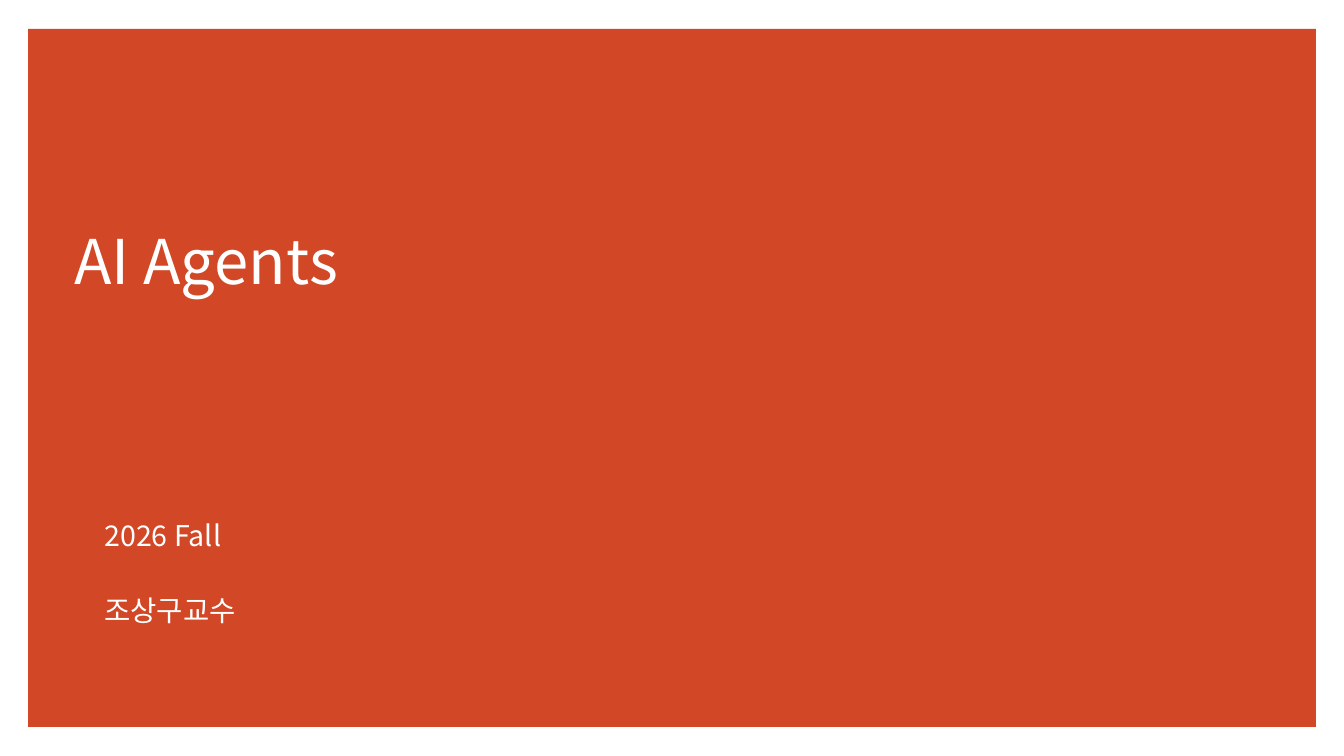
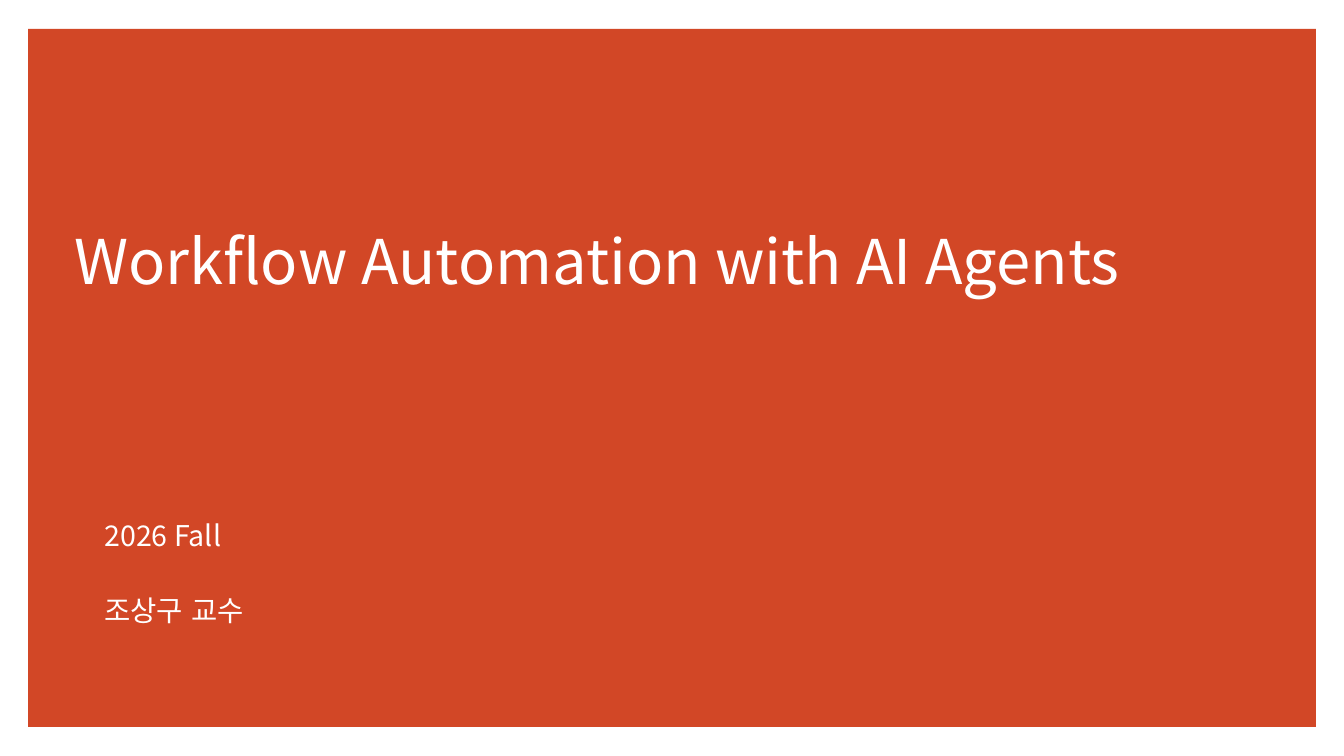
Before and after one commit to ancestor9/2026_Fall_Workflow-with-AI-Agent, a slide deck: slide 1 of 01_Workflow with AI Agent.pptx. Drawn at 1344x756 pixels with LibreOffice and Linux fonts; fonts in the diff are those of the drawing. Boxes give left, top, right and bottom in pixels: in the first picture for what was removed or moved away, otherwise in the second. Text is boxed around its words. In the diff, an @@ line names an element or a change of style, - is before the commit and + after.

```diff
--- a/01_Workflow with AI Agent.pptx
+++ b/01_Workflow with AI Agent.pptx
@@ title at <box>74,234,1119,300</box>: text changed @@
-AI Agents
+Workflow Automation with AI Agents
@@ text at <box>104,597,244,624</box>: spaces changed @@
-조상구교수
+조상구 교수
```
Also in this commit, not shown: 9 slides added.
